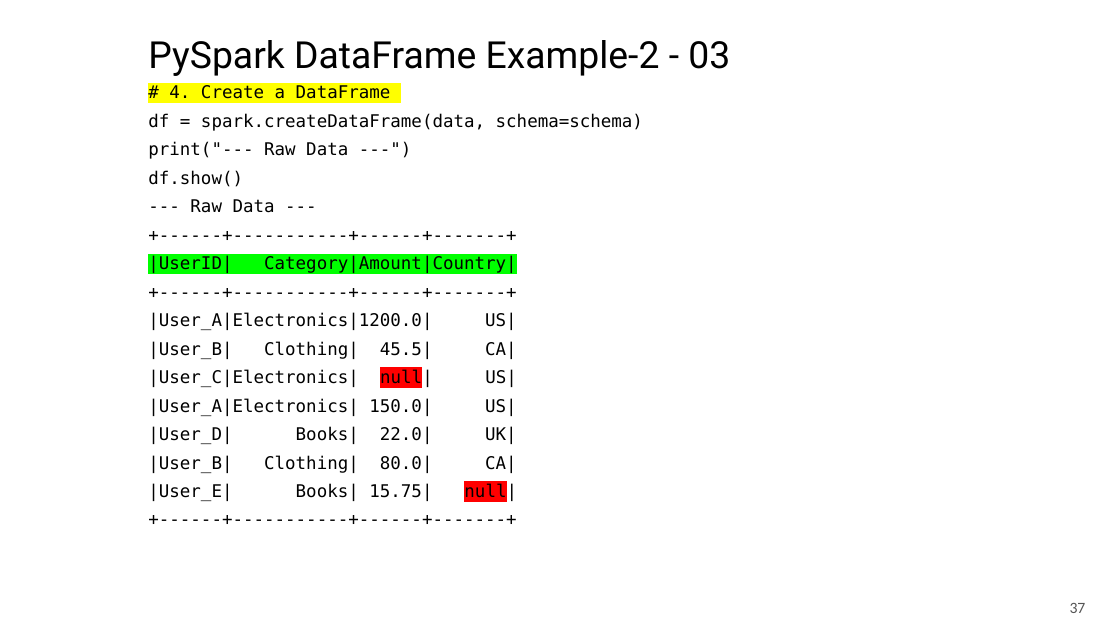
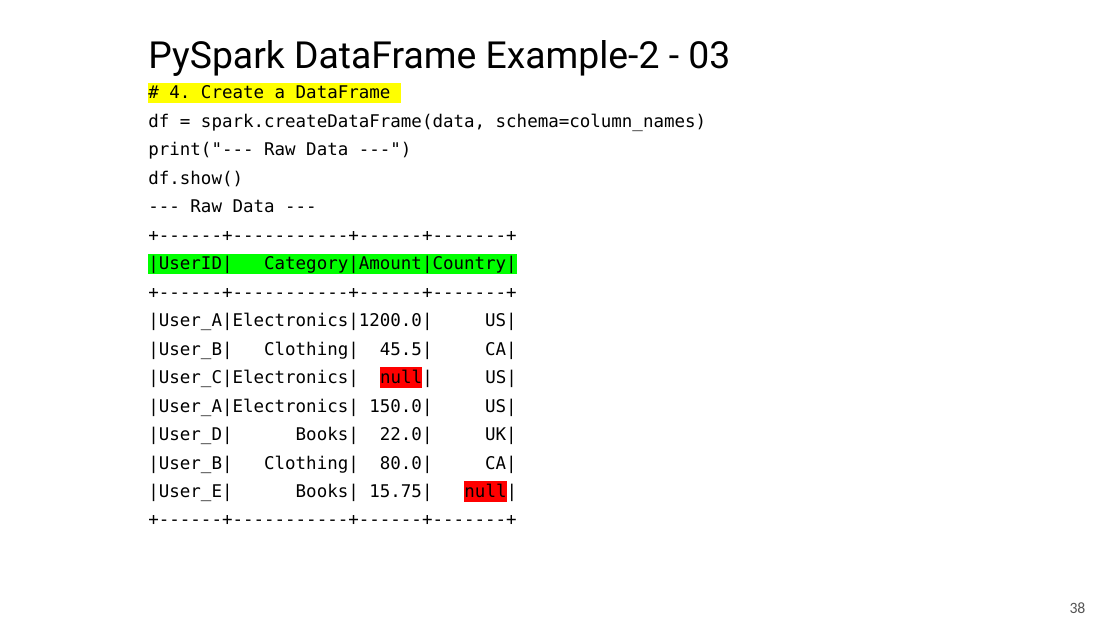
Before and after one commit to mahmoudparsian/big-data-modeling, a slide deck: slide 38 of course_information/COURSE_OUTLINE_10_WEEKS.pptx (slide 37 before the commit). Drawn at 1120x630 pixels with LibreOffice and Linux fonts; fonts in the diff are those of the drawing; background and template pictures are left out. Boxes give left, top, right and bottom in pixels: in the first picture for what was removed or moved away, otherwise in the second. Text is boxed around its words. In the diff, an @@ line names an element or a change of style, - is before the commit and + after.

```diff
--- a/course_information/COURSE_OUTLINE_10_WEEKS.pptx
+++ b/course_information/COURSE_OUTLINE_10_WEEKS.pptx
@@ subtitle at (x1=148, y1=113, x2=706, y2=131): text changed @@
-df = spark.createDataFrame(data, schema=schema)
+df = spark.createDataFrame(data, schema=column_names)
@@ page number at (x1=1070, y1=602, x2=1086, y2=613): text changed @@
-37
+38
```
Also in this commit, not shown: 23 other slides changed, 2 slides added, 2 other files.
